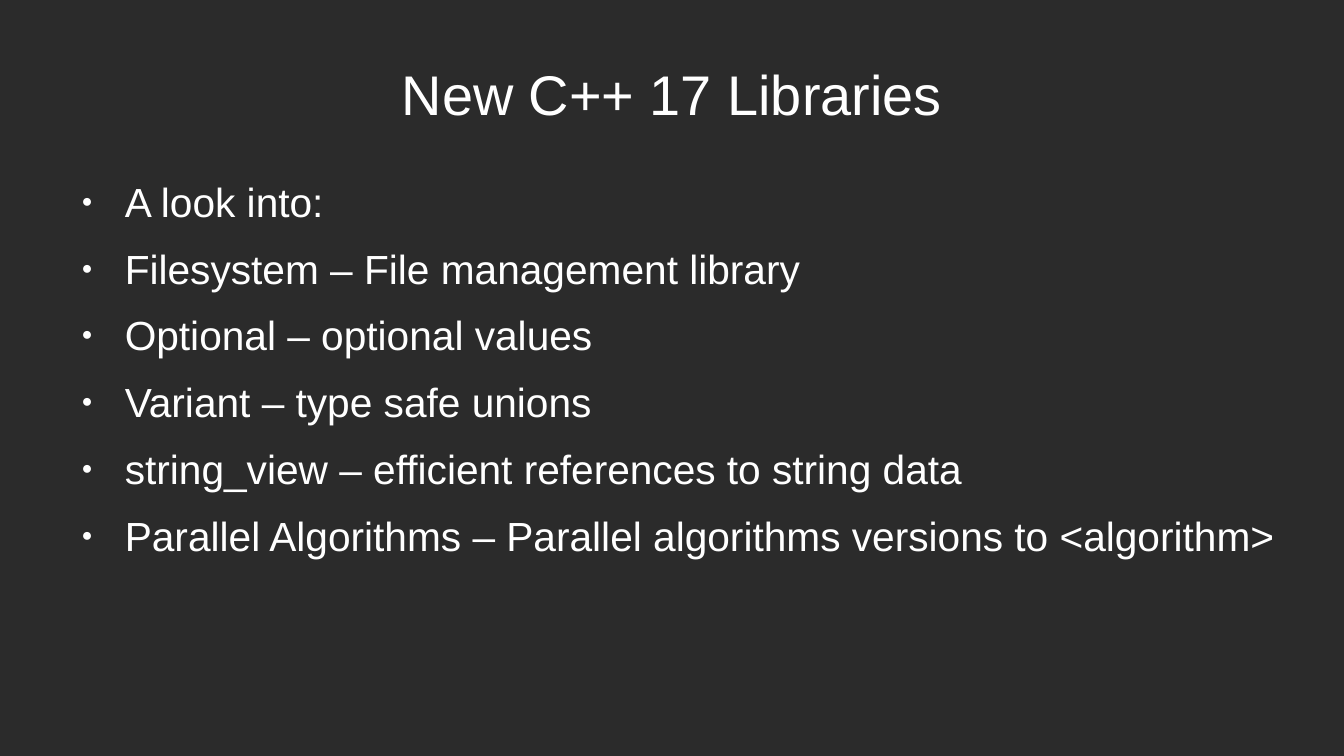
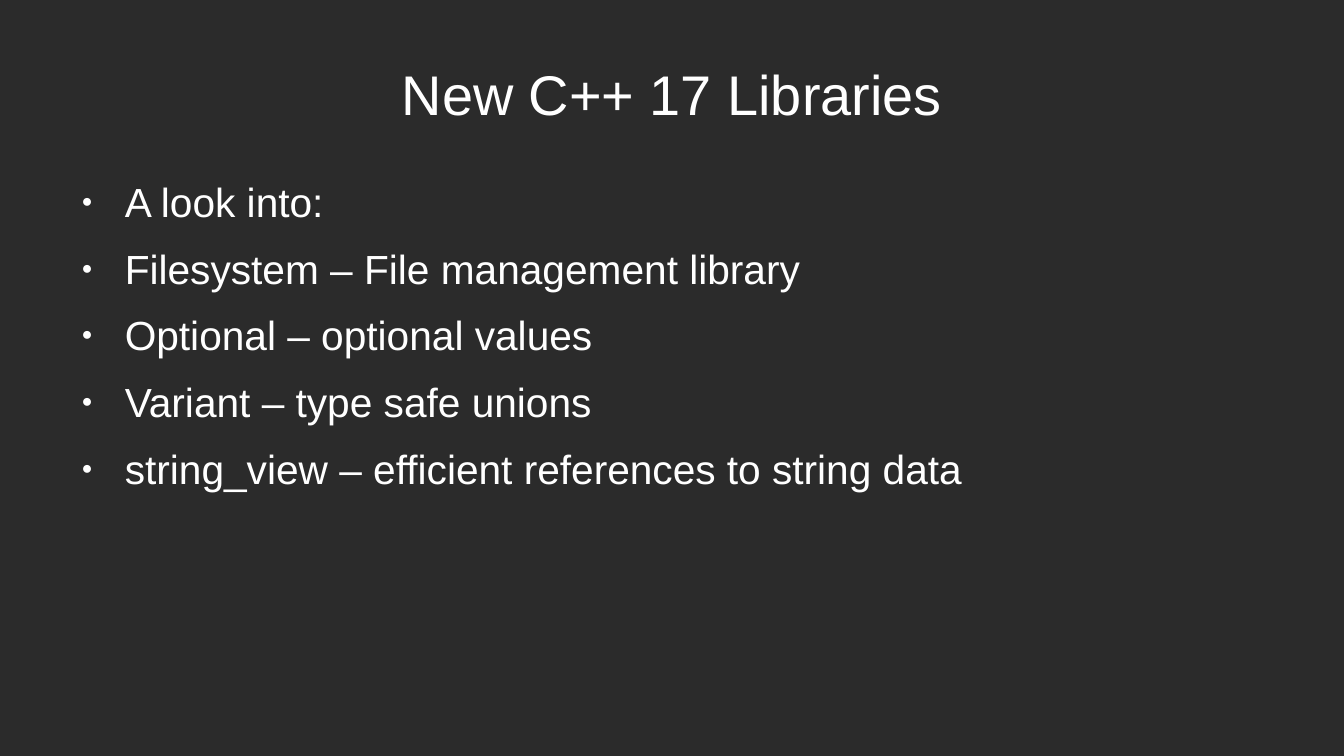
Before and after one commit to mleibeng/Crash-Course-CPP-11-17, a slide deck: slide 71 of Presentation/Crash Course CPP.odp. Drawn at 1344x756 pixels with LibreOffice and Linux fonts; fonts in the diff are those of the drawing; background and template pictures are left out; a plain dark background stands for a picture behind light text. Boxes give left, top, right and bottom in pixels: in the first picture for what was removed or moved away, otherwise in the second. Text is boxed around its words. In the diff, an @@ line names an element or a change of style, - is before the commit and + after.

```diff
--- a/Presentation/Crash Course CPP.odp
+++ b/Presentation/Crash Course CPP.odp
@@ text at <box>125,521,1274,558</box>: paragraph removed @@
-● Parallel Algorithms – Parallel algorithms versions to <algorithm>
```
Also in this commit, not shown: 1 other slide changed, 13 slides added.
